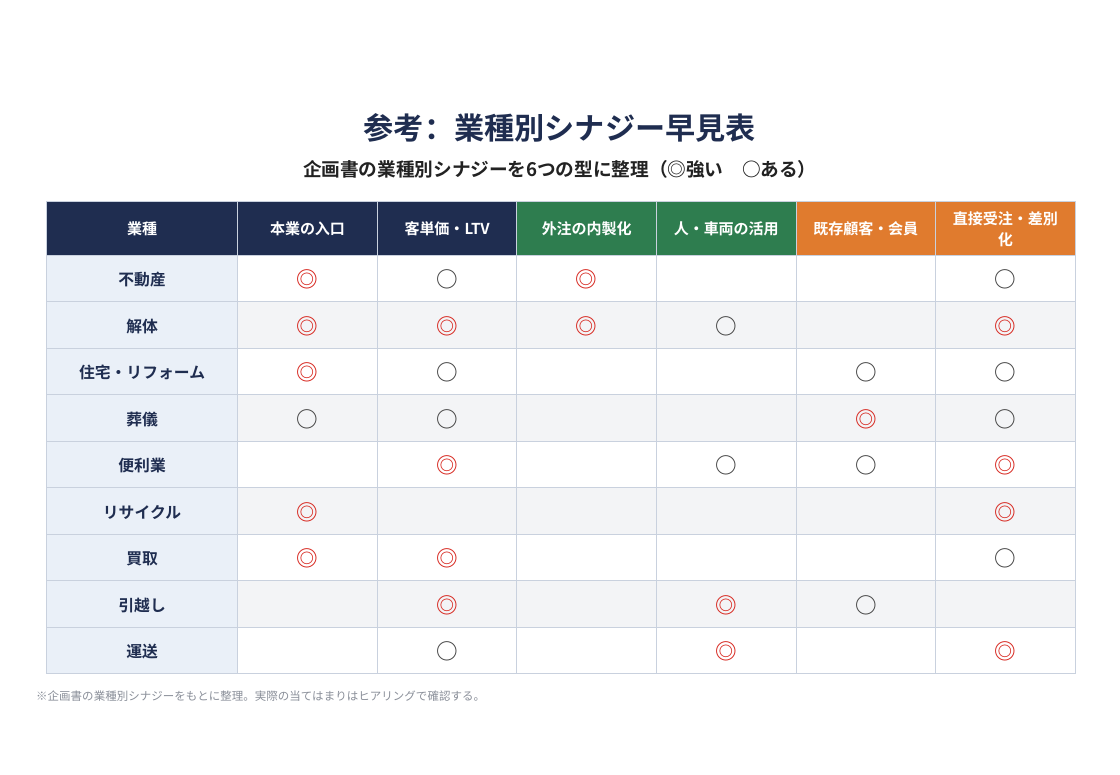
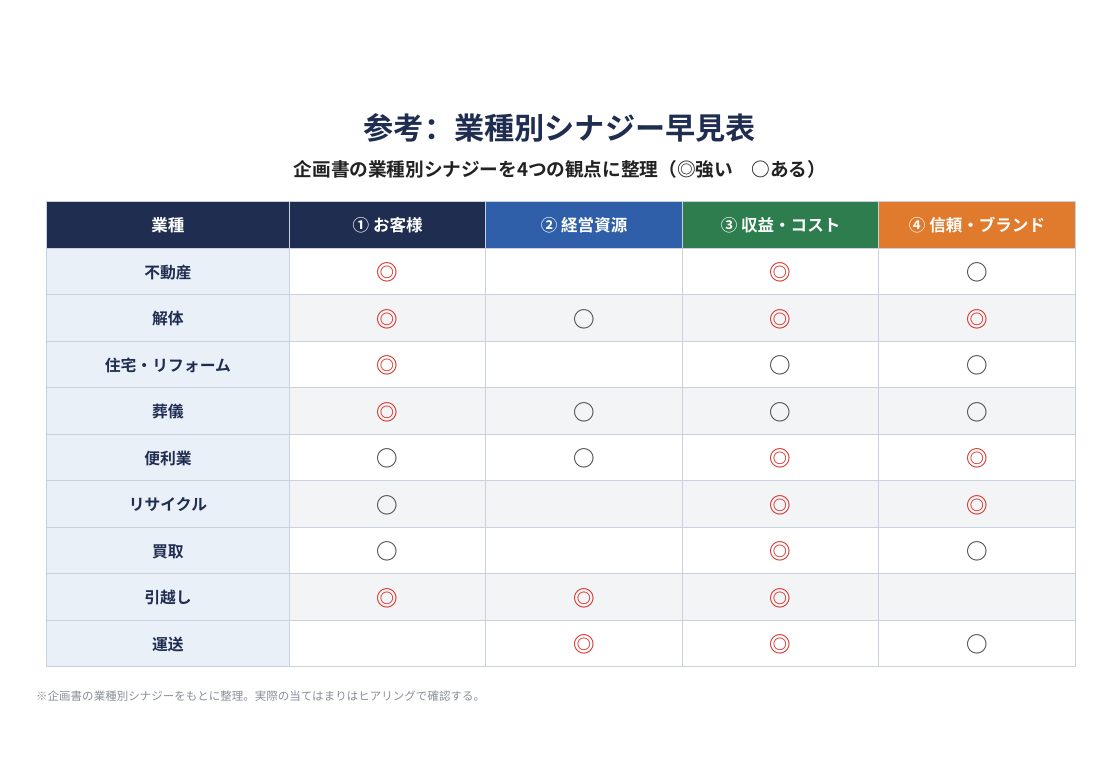
Before and after one commit to soshiro-iki-sys/-, a slide deck: slide 13 of proposals/個社別ご提案パート_ひな形.pptx. Drawn at 1120x775 pixels with LibreOffice and Linux fonts; fonts in the diff are those of the drawing; background and template pictures are left out. Boxes give left, top, right and bottom in pixels: in the first picture for what was removed or moved away, otherwise in the second. Text is boxed around its words. In the diff, an @@ line names an element or a change of style, - is before the commit and + after.

```diff
--- a/proposals/個社別ご提案パート_ひな形.pptx
+++ b/proposals/個社別ご提案パート_ひな形.pptx
@@ text at <box>294,160,826,178</box>: text changed @@
-企画書の業種別シナジーを6つの型に整理（◎強い ○ある）
+企画書の業種別シナジーを4つの観点に整理（◎強い ○ある）
@@ table at <box>47,202,1076,655</box> @@
-column 2: 本業の入口 | ◎ | ◎ | ◎ | ○ |  | ◎ | ◎ |  | 
-column 3: 客単価・LTV | ○ | ◎ | ○ | ○ | ◎ |  | ◎ | ◎ | ○
-column 4: 外注の内製化 | ◎ | ◎ |  |  |  |  |  |  | 
-column 5: 人・車両の活用 |  | ○ |  |  | ○ |  |  | ◎ | ◎
-column 6: 既存顧客・会員 |  |  | ○ | ◎ | ○ |  |  | ○ | 
-column 7: 直接受注・差別化 | ○ | ◎ | ○ | ○ | ◎ | ◎ | ○ |  | ◎
+column 2: ① お客様 | ◎ | ◎ | ◎ | ◎ | ○ | ○ | ○ | ◎ | 
+column 3: ② 経営資源 |  | ○ |  | ○ | ○ |  |  | ◎ | ◎
+column 4: ③ 収益・コスト | ◎ | ◎ | ○ | ○ | ◎ | ◎ | ◎ | ◎ | ◎
+column 5: ④ 信頼・ブランド | ○ | ◎ | ○ | ○ | ◎ | ◎ | ○ |  | ○
```
Also in this commit, not shown: 1 other slide changed, 2 other files.
